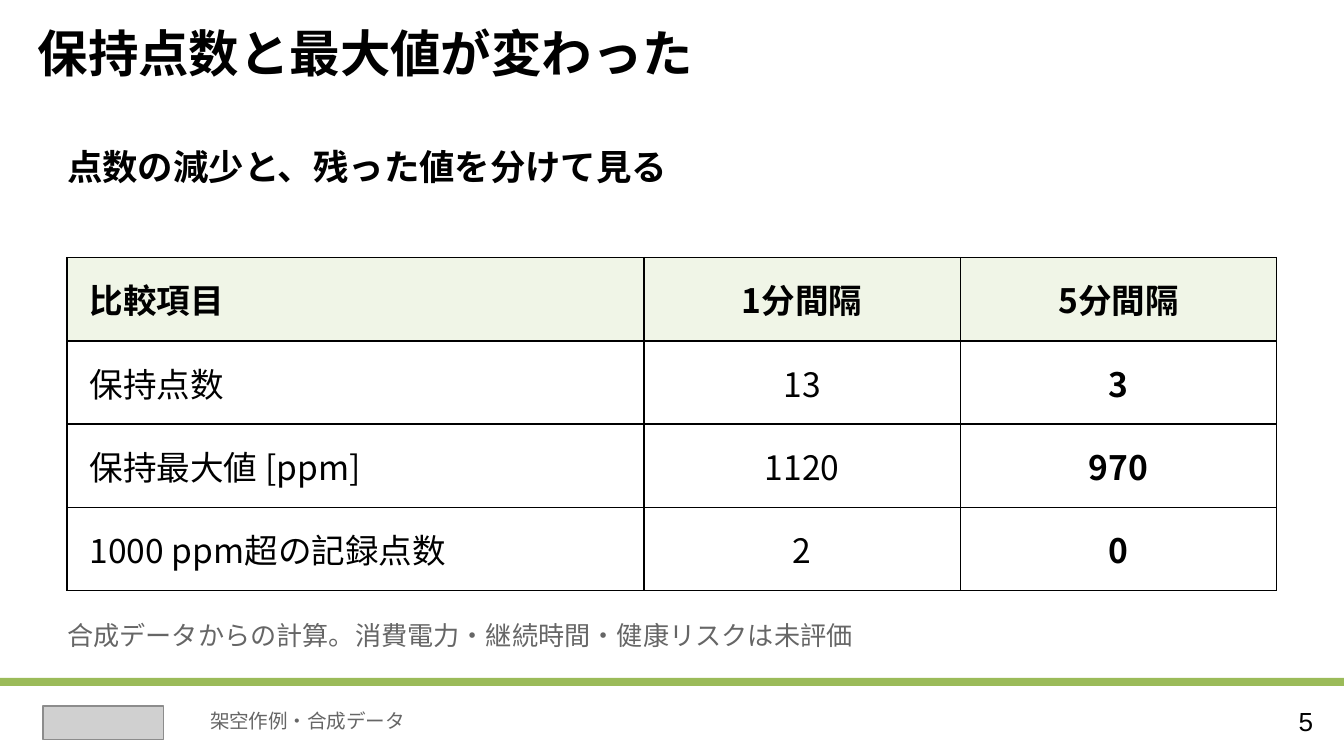
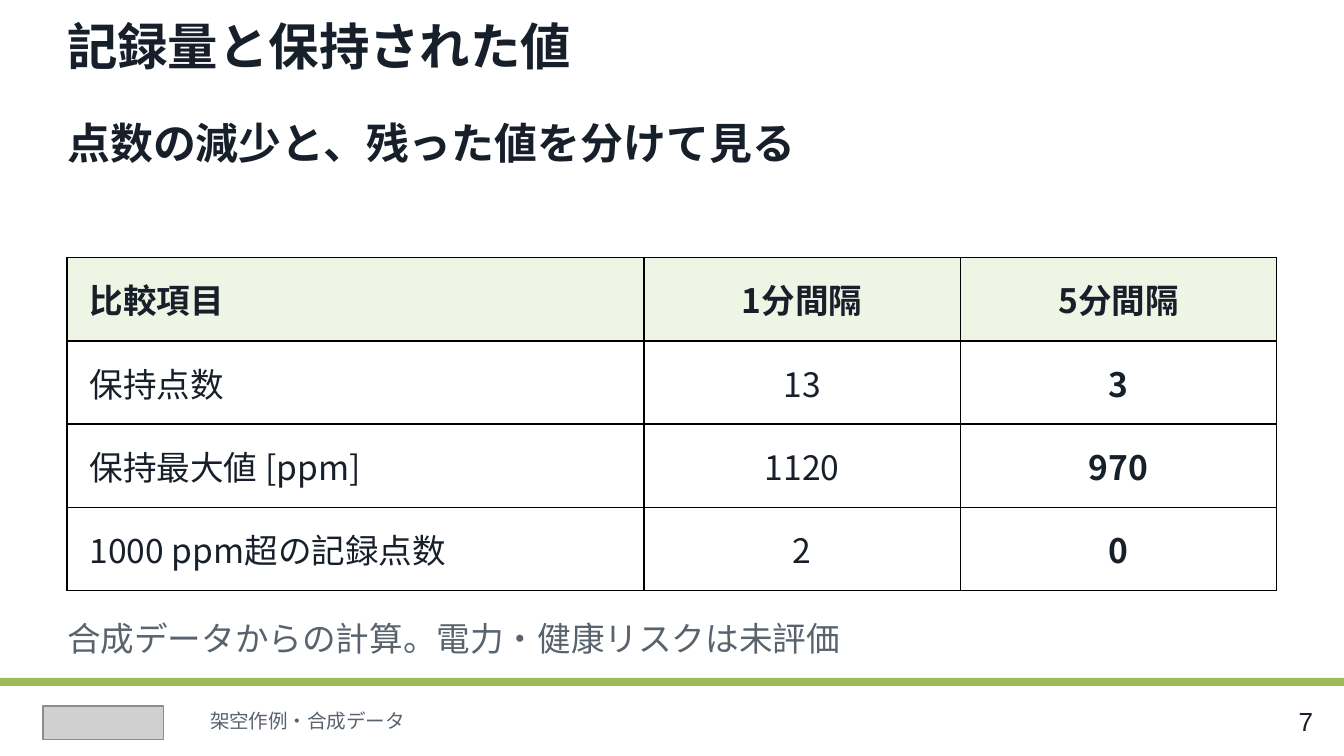
Before and after one commit to cpslab/skill-create-slides, a slide deck: slide 7 of assets/visual-reference/cps-layout-reference.pptx (slide 5 before the commit). Drawn at 1344x756 pixels with LibreOffice and Linux fonts; fonts in the diff are those of the drawing; grey boxes stand for pictures. Boxes give left, top, right and bottom in pixels: in the first picture for what was removed or moved away, otherwise in the second. Text is boxed around its words. In the diff, an @@ line names an element or a change of style, - is before the commit and + after.

```diff
--- a/assets/visual-reference/cps-layout-reference.pptx
+++ b/assets/visual-reference/cps-layout-reference.pptx
@@ text at <box>67,22,571,70</box>: text changed; text colour #000000 to #17202A @@
-保持点数と最大値が変わった
+記録量と保持された値
@@ text "点数の減少と、残った値を分けて見る": place and size @@
-text "点数の減少と、残った値を分けて見る" at <box>67,149,667,184</box>
+text "点数の減少と、残った値を分けて見る" at <box>67,122,795,163</box>
@@ text "点数の減少と、残った値を分けて見る" at <box>67,122,795,163</box>: size 19 to 23 pt, text colour #000000 to #17202A @@
@@ table at <box>67,258,1275,591</box> @@
@@ fill #F0F5E7 to #EFF5E4 in row 1 @@
@@ text colour #000000 to #17202A @@
@@ text at <box>67,622,840,654</box>: text changed; size 14 to 18 pt; text colour #666666 to #59636E @@
-合成データからの計算。消費電力・継続時間・健康リスクは未評価
+合成データからの計算。電力・健康リスクは未評価
@@ text at <box>1299,713,1314,731</box>: text changed; text colour #000000 to #17202A @@
-5
+7
```
Also in this commit, not shown: 4 other slides changed, 3 slides added, 1 slide removed, 25 other files.
